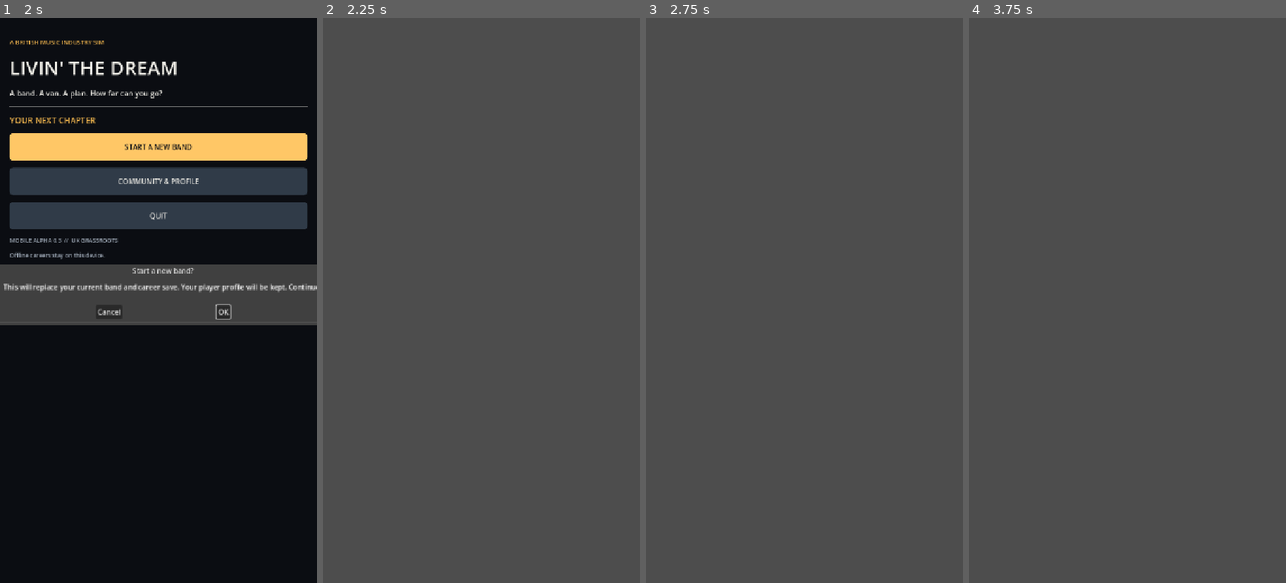
Above: before the commit, frames 1-4 (left to right).
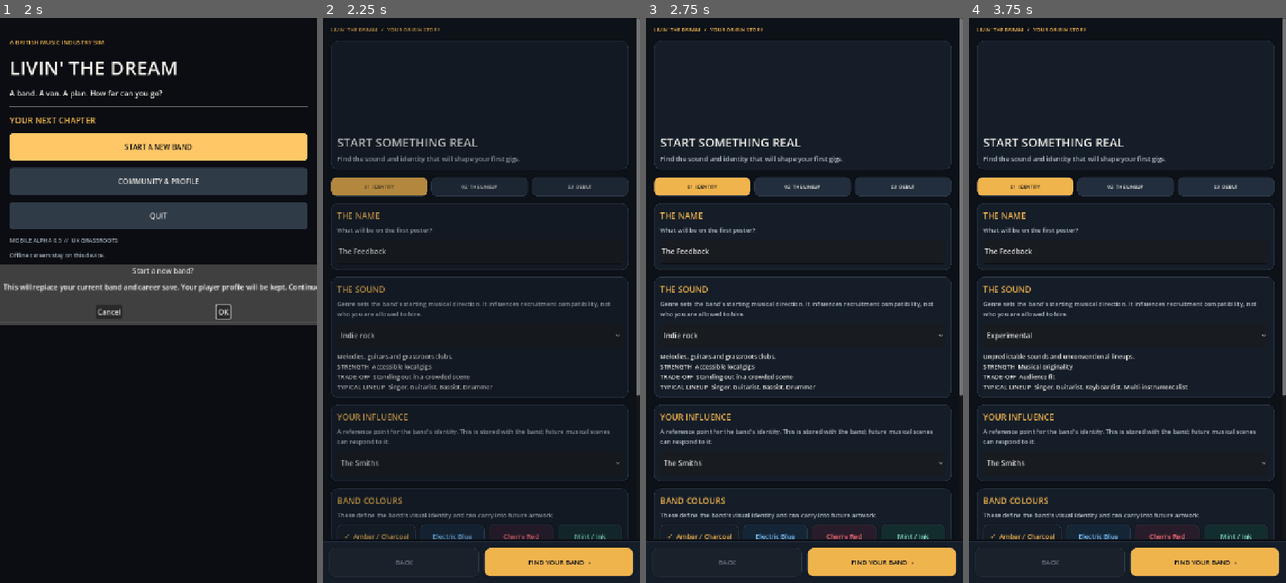
Above: after the commit, the same moments.

Repository: alimuir654-rgb/BandMaster
Game: Godot game, scene res://main_menu.tscn
Same seed, same stepped clock (60 frames per second), same inputs: the game is played once before the commit and once after it.
Inputs (mouse positions are in pixels of both pictures, inside the frame that each line leads up to):
- Up to frame 1 (2 s): click "START A NEW BAND" at 0.5 s; click "START A NEW BAND" at 1.25 s
- Up to frame 2 (2.25 s): click "OK" at 2 s
- Up to frame 3 (2.75 s): no input
- Up to frame 4 (3.75 s): click (1124, 334) at 2.75 s, where only the run after the commit has a clickable "Indie rock"; click (1124, 464) at 3.5 s, where only the run after the commit has a clickable "The Smiths"

Frame 1 is identical in both runs. In frame 2, 98% of the frame differs, in the area x 0-100%, y 0-100%; in frame 3, 99%; in frame 4, 99%.
Error before the commit: Parse Error: Cannot infer the type of "source" variable because the value doesn't have a set type. (res://Scripts/band_builder.gd:103)

Commit message:
fix: Godot strict type for selected band creation art path

Diff:
--- a/Scripts/band_builder.gd
+++ b/Scripts/band_builder.gd
@@ -100,7 +100,7 @@
  art.expand_mode = TextureRect.EXPAND_IGNORE_SIZE
  art.stretch_mode = TextureRect.STRETCH_KEEP_ASPECT_COVERED
  art.mouse_filter = Control.MOUSE_FILTER_IGNORE
- var source := ["res://Art/Backgrounds/band.webp","res://Art/Backgrounds/actions.webp","res://Art/Backgrounds/gigs.webp"][step]
+ var source: String = ["res://Art/Backgrounds/band.webp","res://Art/Backgrounds/actions.webp","res://Art/Backgrounds/gigs.webp"][step]
  if not ResourceLoader.exists(source):
   source = "res://Art/launch_uk_venue.webp"
  if ResourceLoader.exists(source):
